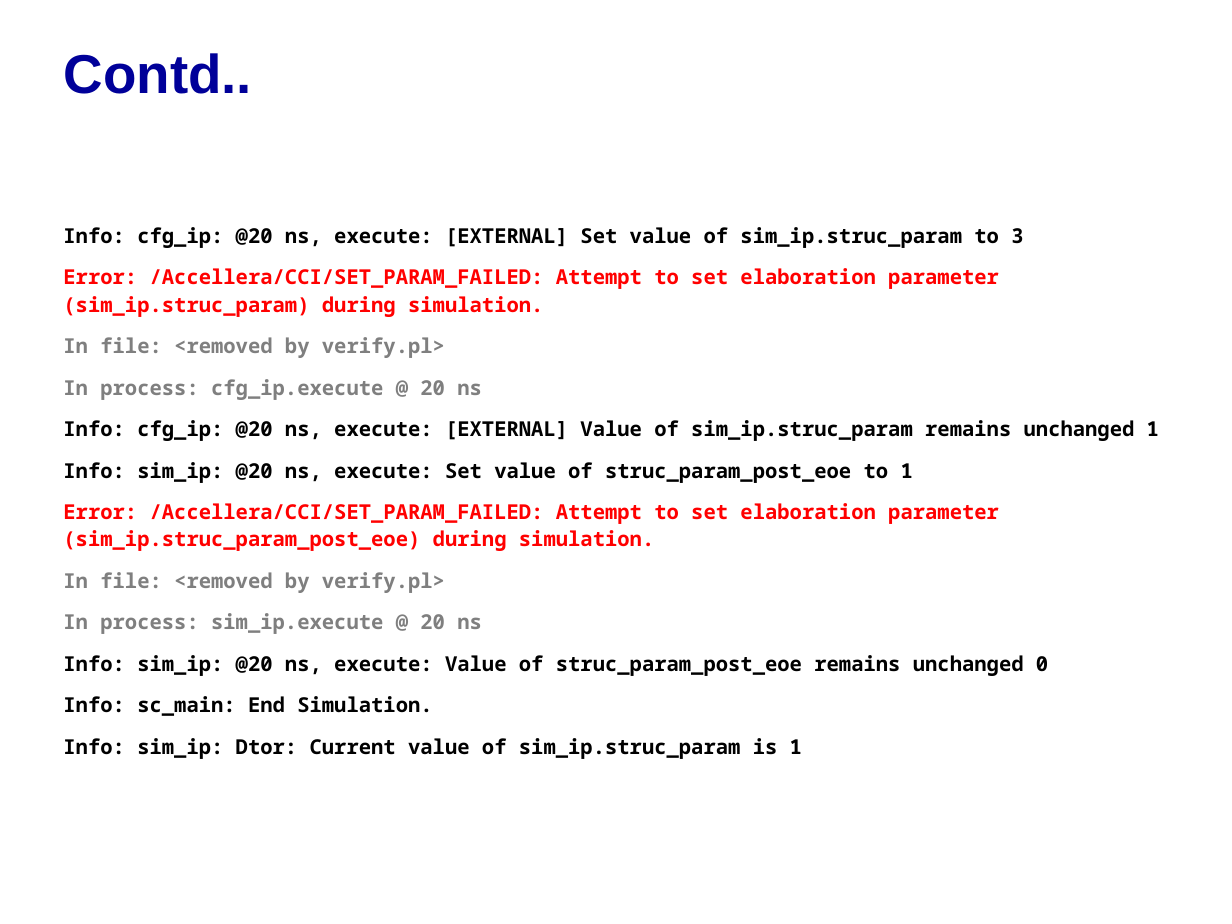
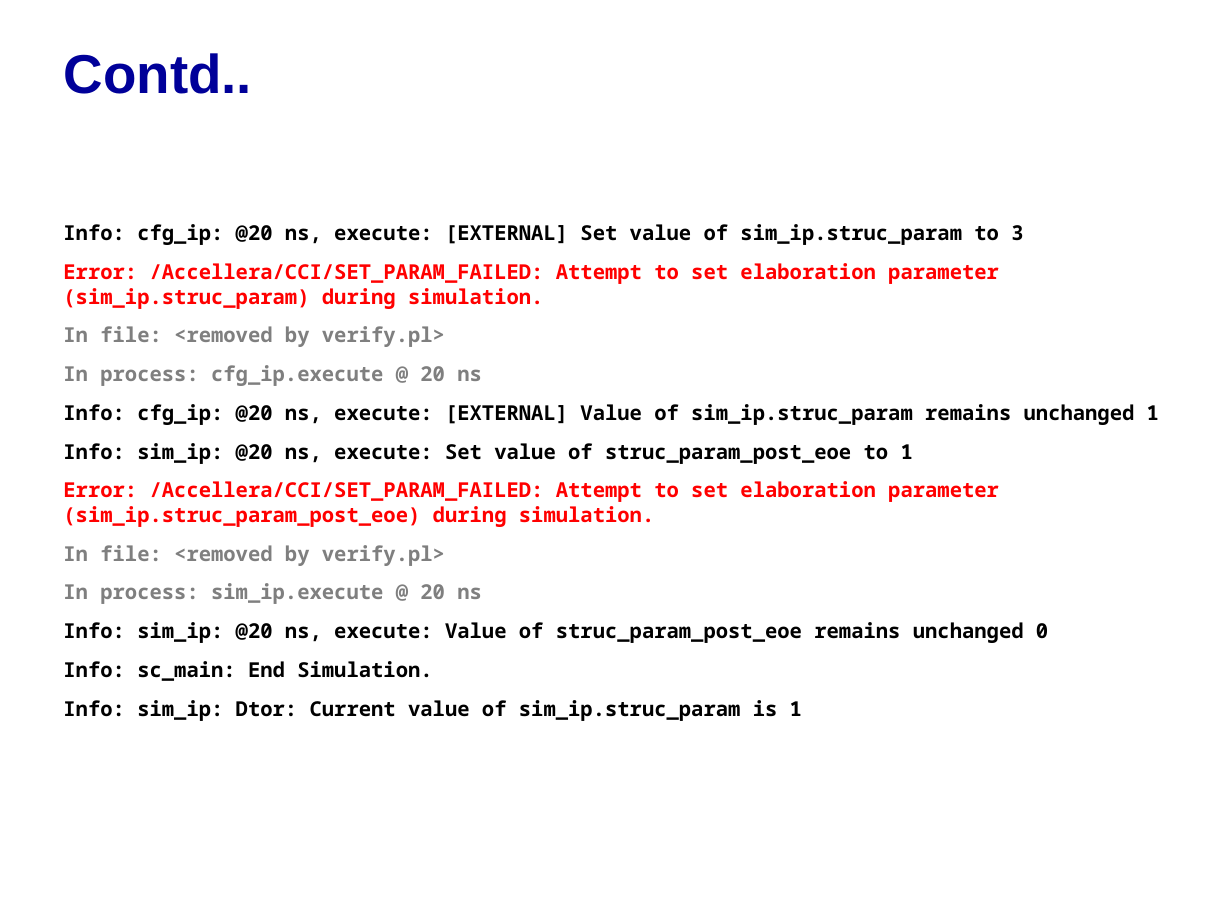
Before and after one commit to accellera-official/cci, a slide deck: slide 6 of examples/ex03_Elab_Time_Param/docs/ex03_Elab_Time_Param.ppt. Drawn at 1232x924 pixels with LibreOffice and Linux fonts; fonts in the diff are those of the drawing; background and template pictures are left out. Boxes give left, top, right and bottom in pixels: in the first picture for what was removed or moved away, otherwise in the second. Text is boxed around its words. In the diff, an @@ line names an element or a change of style, - is before the commit and + after.

```diff
--- a/examples/ex03_Elab_Time_Param/docs/ex03_Elab_Time_Param.ppt
+++ b/examples/ex03_Elab_Time_Param/docs/ex03_Elab_Time_Param.ppt
@@ text "Info: cfg_ip: @20 ns, execute: ..." at (63,224,1159,721): line spacing 16pt to 1 @@
```
Also in this commit, not shown: 1 other slide changed, 6 other files.
